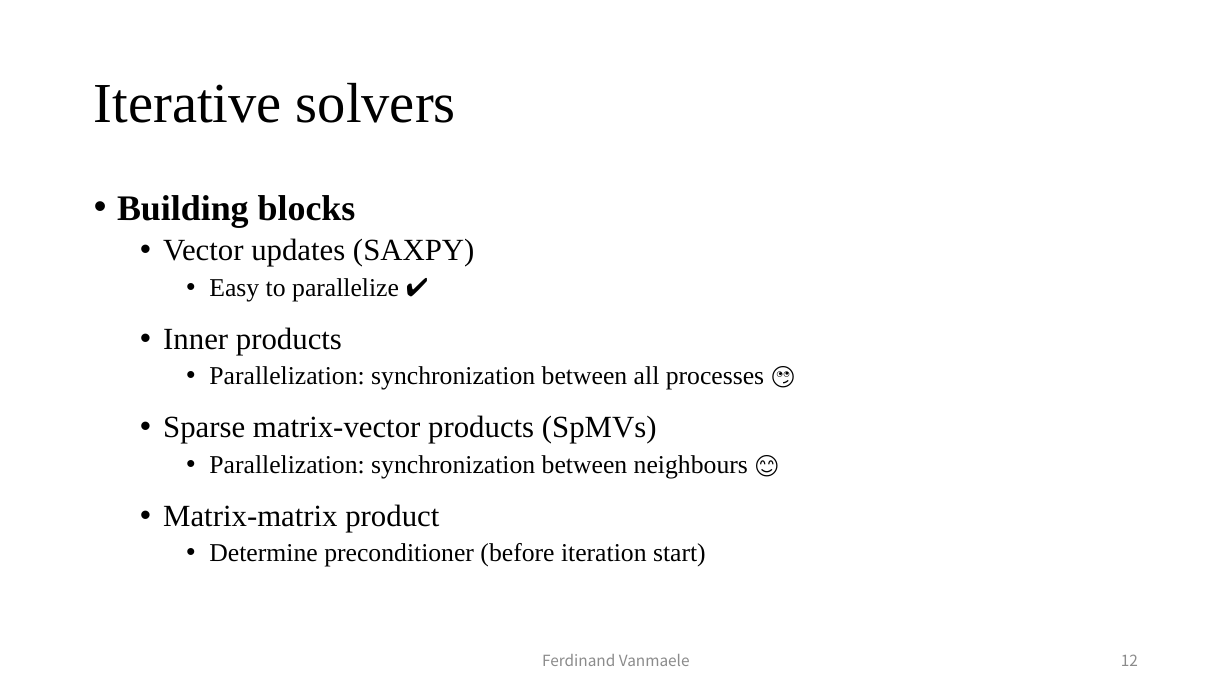
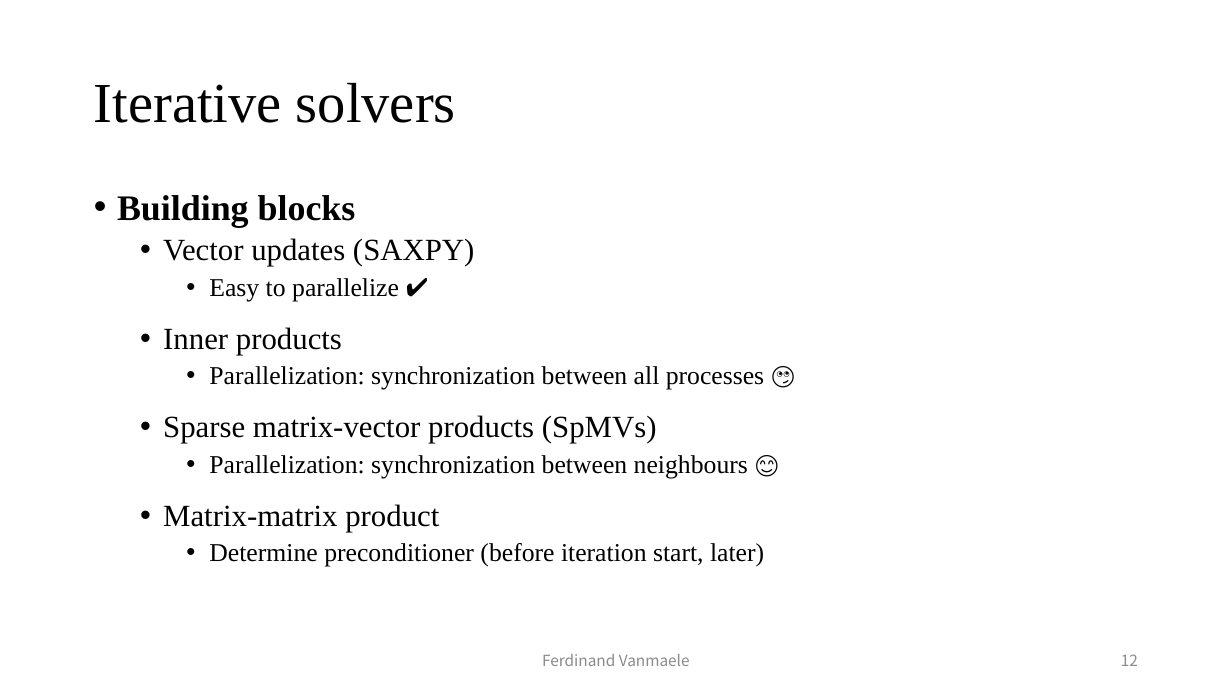
Before and after one commit to fvanmaele/polynomial-preconditioning, a slide deck: slide 12 of presentation.pptx. Drawn at 1232x693 pixels with LibreOffice and Linux fonts; fonts in the diff are those of the drawing. Boxes give left, top, right and bottom in pixels: in the first picture for what was removed or moved away, otherwise in the second. Text is boxed around its words. In the diff, an @@ line names an element or a change of style, - is before the commit and + after.

```diff
--- a/presentation.pptx
+++ b/presentation.pptx
@@ text at box(209, 543, 764, 567): text changed @@
-    • Determine preconditioner (before iteration start)
+    • Determine preconditioner (before iteration start, later)
```
Also in this commit, not shown: 8 other slides changed, 2 slides added, 9 other files.
